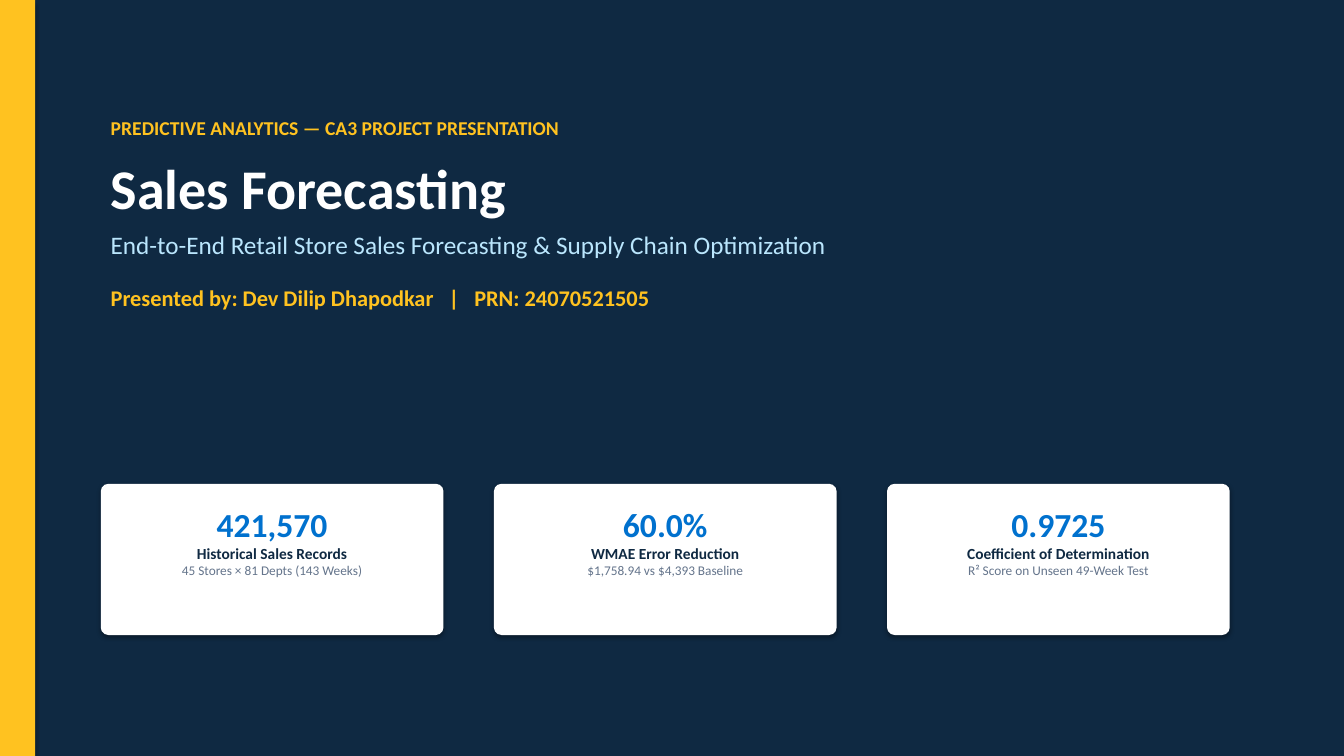
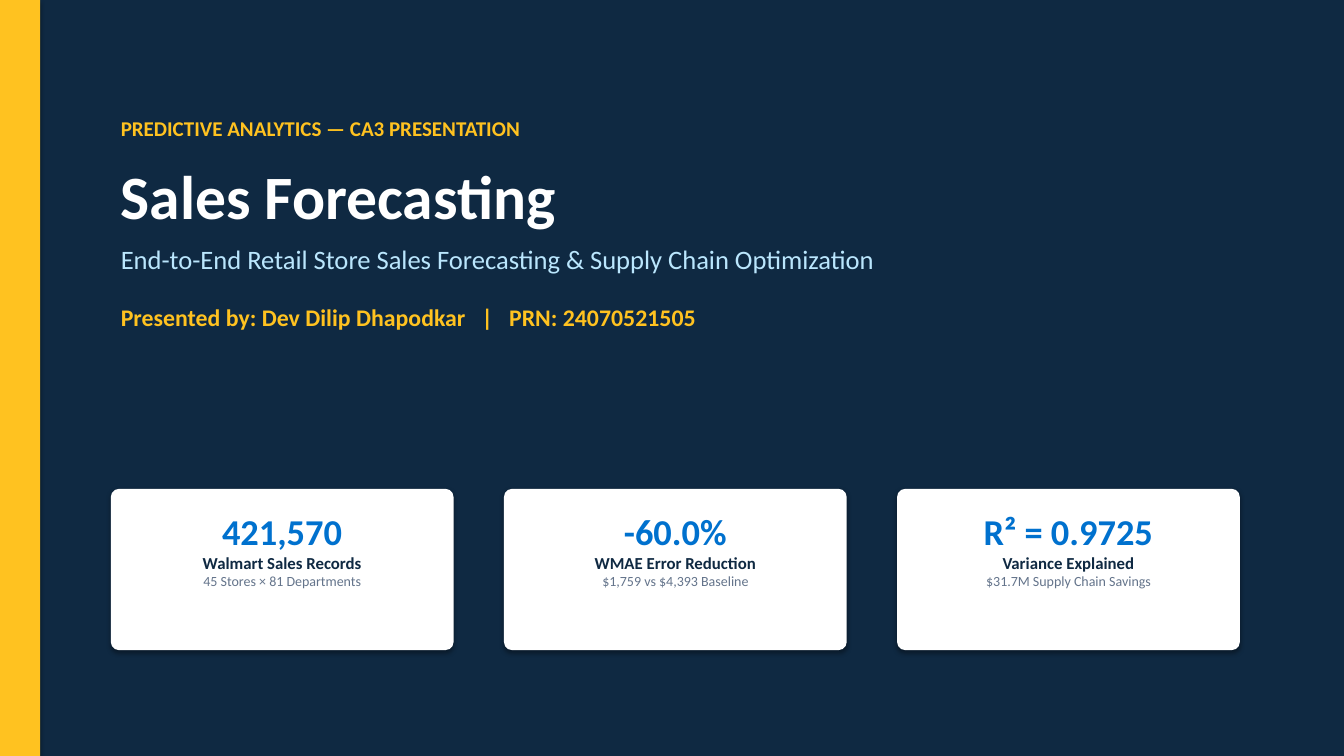
Before and after one commit to DevDhapodkar/Walmart-Store-Sales-Forecasting-KDD, a slide deck: slide 1 of Walmart_Sales_Forecasting_Presentation.pptx. Drawn at 1344x756 pixels with LibreOffice and Linux fonts; fonts in the diff are those of the drawing. Boxes give left, top, right and bottom in pixels: in the first picture for what was removed or moved away, otherwise in the second. Text is boxed around its words. In the diff, an @@ line names an element or a change of style, - is before the commit and + after.

```diff
--- a/Walmart_Sales_Forecasting_Presentation.pptx
+++ b/Walmart_Sales_Forecasting_Presentation.pptx
@@ rectangle: place and size @@
-rectangle at bbox=[0, 0, 35, 756]
+rectangle at bbox=[0, 0, 40, 756]
@@ text "PREDICTIVE ANALYTICS — CA3 PRESENTATION": place and size @@
-text "PREDICTIVE ANALYTICS — CA3 PRESENTATION" at bbox=[111, 122, 826, 310]
+text "PREDICTIVE ANALYTICS — CA3 PRESENTATION" at bbox=[121, 122, 874, 330]
@@ text at bbox=[121, 122, 520, 136]: text changed; size 14 to 15 pt @@
-PREDICTIVE ANALYTICS — CA3 PROJECT PRESENTATION
+PREDICTIVE ANALYTICS — CA3 PRESENTATION
@@ text at bbox=[121, 175, 874, 330]: size 40 to 44 pt in "Sales Forecasting"; size 18 to 19 pt in "End-to-End Retail Store Sales Forecasting & Supply ..."; size 16 to 17 pt in "Presented by: Dev Dilip Dhapodkar | PRN: ..."; more space between paragraphs @@
@@ rounded rectangle: place and size @@
-rounded rectangle at bbox=[101, 484, 444, 635]
+rounded rectangle at bbox=[111, 489, 454, 650]
@@ text "421,570": place and size @@
-text "421,570" at bbox=[182, 515, 362, 577]
+text "421,570" at bbox=[203, 521, 361, 588]
@@ text "-60.0%": place and size @@
-text "-60.0%" at bbox=[587, 514, 743, 577]
+text "-60.0%" at bbox=[602, 520, 748, 588]
@@ text "-60.0%" at bbox=[602, 520, 748, 588]: size 11 to 12 pt in "WMAE Error Reduction" @@
@@ rounded rectangle: place and size @@
-rounded rectangle at bbox=[494, 484, 837, 635]
+rounded rectangle at bbox=[504, 489, 847, 650]
@@ rounded rectangle: place and size @@
-rounded rectangle at bbox=[887, 484, 1230, 635]
+rounded rectangle at bbox=[897, 489, 1240, 650]
@@ text at bbox=[222, 521, 342, 550]: size 24 to 26 pt in "421,570" @@
@@ text at bbox=[624, 520, 727, 546]: text changed; size 24 to 26 pt @@
-60.0%
+-60.0%
@@ text at bbox=[984, 516, 1153, 589]: text changed; size 11 to 10 pt; text colour #0F2942 to #64748B @@
-0.9725
-Coefficient of Determination
-R² Score on Unseen 49-Week Test
+R² = 0.9725
+Variance Explained
+$31.7M Supply Chain Savings
@@ text at bbox=[203, 557, 361, 588]: text changed; size 9.5 to 10 pt @@
-Historical Sales Records
-45 Stores × 81 Depts (143 Weeks)
+Walmart Sales Records
+45 Stores × 81 Departments
@@ text at bbox=[602, 576, 748, 588]: text changed; size 9.5 to 10 pt @@
-$1,758.94 vs $4,393 Baseline
+$1,759 vs $4,393 Baseline
```
Also in this commit, not shown: 2 other slides changed, 4 slides added, 4 slides removed, 10 other files.
